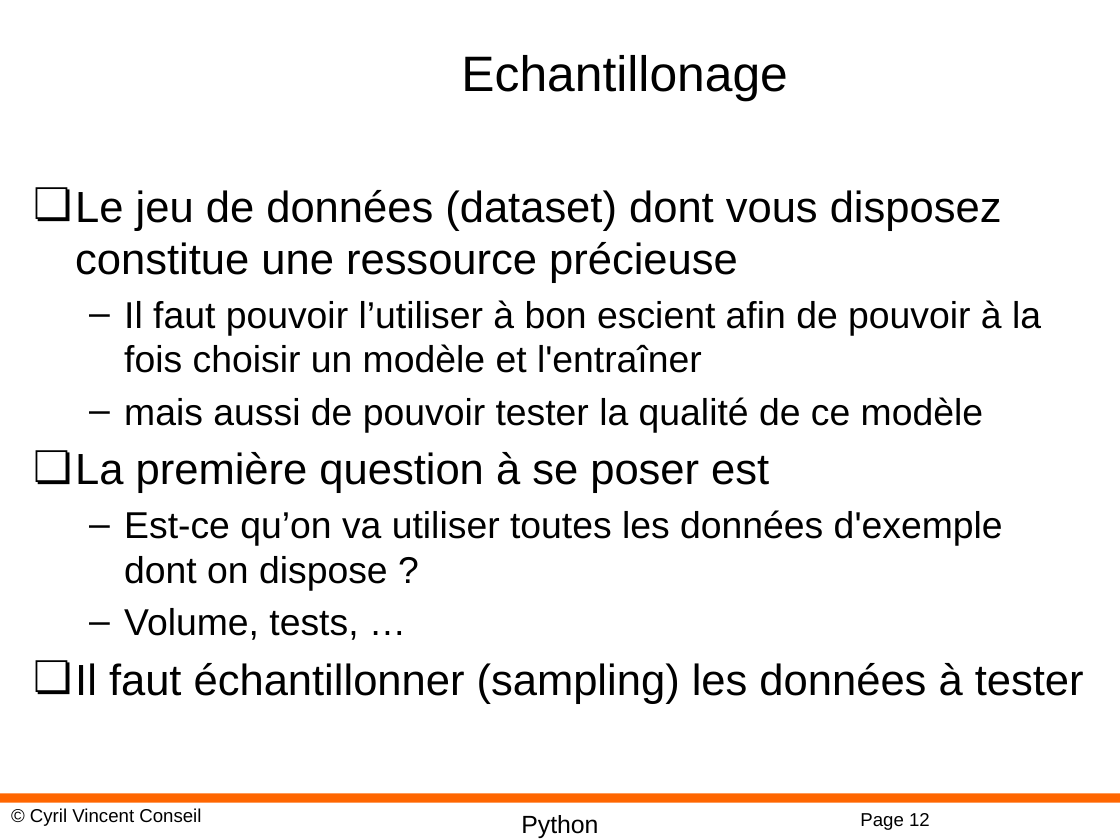
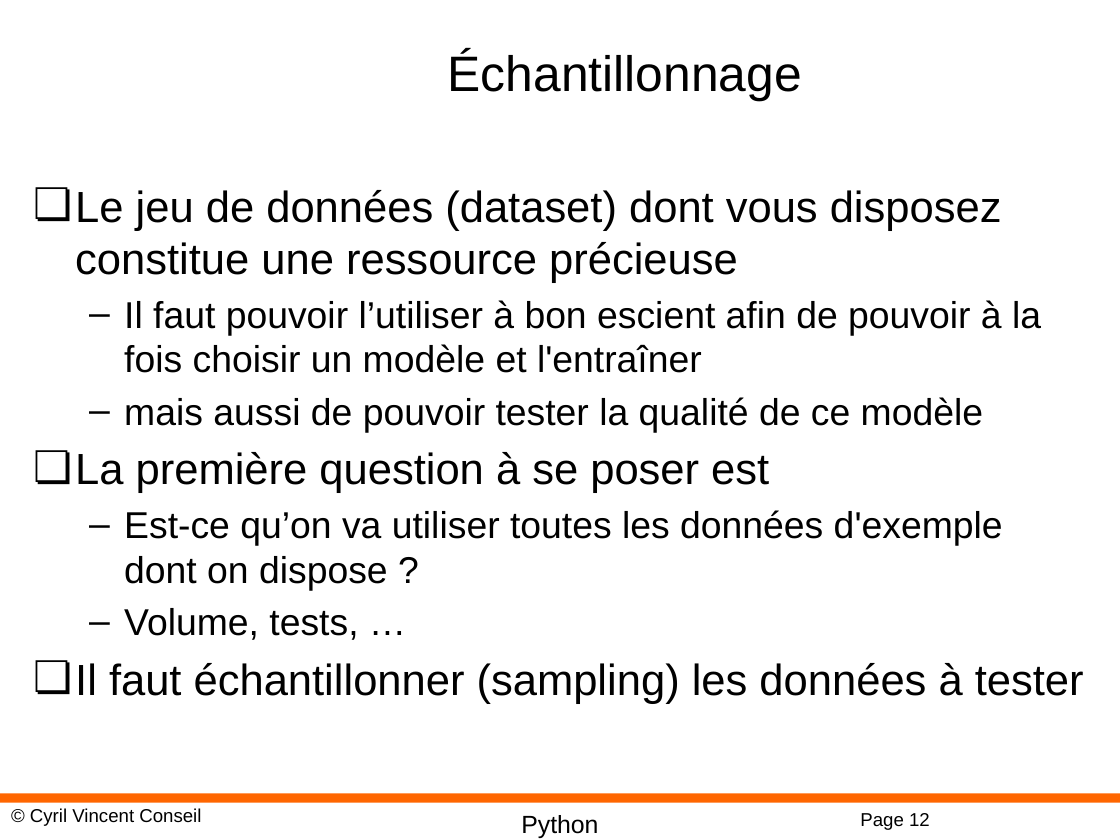
Before and after one commit to cyrilvincent/ML, a slide deck: slide 12 of PPT/MachineLearning13-ScikitLearn.pptx. Drawn at 1120x840 pixels with LibreOffice and Linux fonts; fonts in the diff are those of the drawing; background and template pictures are left out. Boxes give left, top, right and bottom in pixels: in the first picture for what was removed or moved away, otherwise in the second. Text is boxed around its words. In the diff, an @@ line names an element or a change of style, - is before the commit and + after.

```diff
--- a/PPT/MachineLearning13-ScikitLearn.pptx
+++ b/PPT/MachineLearning13-ScikitLearn.pptx
@@ title at [448,51,802,101]: text changed @@
-Echantillonage
+Échantillonnage
```
Also in this commit, not shown: 3 other files.
